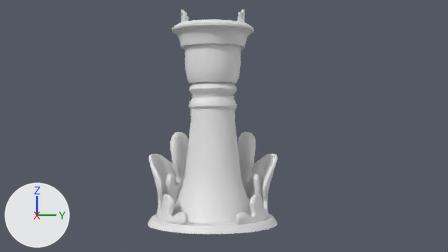
One commit to the Blender file Blender/Blocking_V1.blend: the scene before it, then after it.
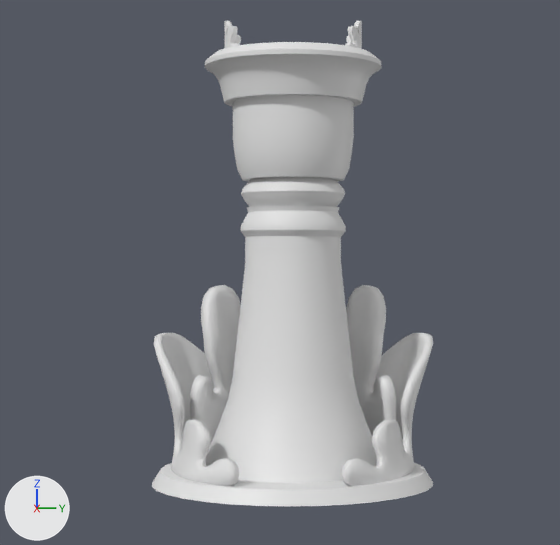
Each version appears first from the file's camera 'Camera', and next in a close-up on the part from 17% to 75% of the width and 0% to 100% of the height. Lighting does not change. The marker at lower left points along +X, +Y and +Z.
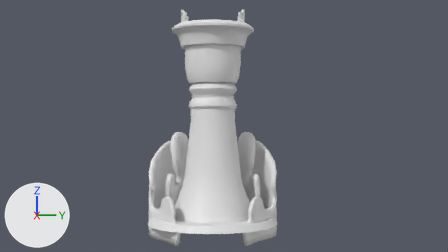
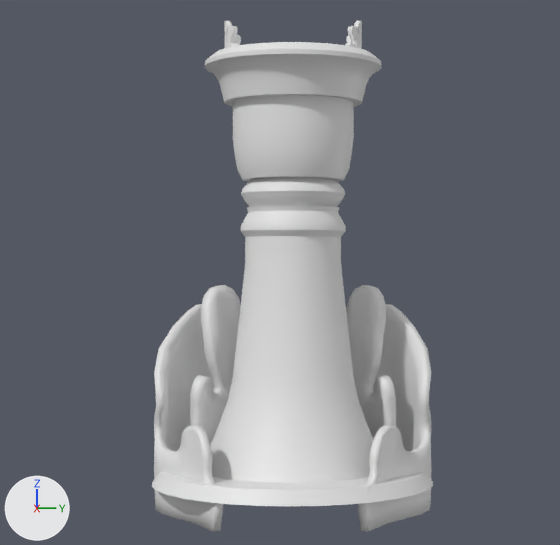
ob_beziercurve is not drawn itself; it is used by a modifier of ob_plane_003.

Boxes [x1, y1, x2, y2] around the edits, measured in the close-ups (560 x 545 px; the box of a moved part takes in the faces that stretch with it):
'Plane.003', shown, added: after [154, 304, 431, 531]
'Plane.001', hidden: before [153, 333, 433, 486]
part 1 of me_plane_003, moved or reshaped (not visible before): after [154, 311, 431, 531]

The change, as a diff of the scene's bpy script:
```diff
--- a/Blender/Blocking_V1.blend.py
+++ b/Blender/Blocking_V1.blend.py
@@ me_plane_003 @@
 # used by ob_plane_003; location = (-0.02, 1.0, 0.42)
-me_plane_003.from_pydata(...)  # 281 vertices, 240 faces; spans x -1.2..1.29, y -0.01..0.01, z -0.52..1.16
+me_plane_003.from_pydata(...)  # 281 vertices, 240 faces; spans x -1.43..1.46, y -0.01..0.01, z -0.52..1.16
+# me_plane_003 part 1: 247 of 281 vertices moved; they spanned x -1.2..1.29, y -0.01..0.01, z -0.52..1.0 and now span x -1.43..1.46, y -0.01..0.01, z -0.52..1.0; mean shift (0.07, 0.0, 0.0); largest move (-1.2, -0.01, -0.2) -> (-1.42, -0.01, -0.2)
@@ cu_beziercurve @@
+cu_beziercurve = bpy.data.curves.new('BezierCurve', 'CURVE')
+cu_beziercurve.dimensions = '3D'
+_sp = cu_beziercurve.splines.new('BEZIER'); _sp.bezier_points.add(3)
+_sp.bezier_points.foreach_set('co', [-1.094, -0.492, 0.0, -0.66, 0.122, 0.0, -0.078, 0.342, 0.0, 1.234, -0.418, 0.0])
+_sp.bezier_points.foreach_set('handle_left', [-1.288, -0.953, 0.0, -0.868, -0.0532, 0.0, -0.209, 0.329, 0.0, 0.963, -0.0402, 0.0])
+_sp.bezier_points.foreach_set('handle_right', [-1.043, -0.371, 0.0, -0.451, 0.297, 0.0, 0.385, 0.391, 0.0, 1.817, -1.231, 0.0])
+for _p, _l, _r in zip(_sp.bezier_points, ['ALIGNED', 'ALIGNED', 'ALIGNED', 'ALIGNED'], ['ALIGNED', 'ALIGNED', 'ALIGNED', 'ALIGNED']): _p.handle_left_type = _l; _p.handle_right_type = _r
+_sp.bezier_points.foreach_set('radius', [0.816, 0.816, 0.816, 0.816])
+_sp.order_u = 0
+_sp.order_v = 0
+cu_beziercurve.use_path = True
+cu_beziercurve.bevel_mode = 'OBJECT'
+cu_beziercurve.bevel_profile.use_clip = True
+cu_beziercurve.fill_mode = 'FULL'
@@ ob_plane_001 @@
 _m = ob_plane_001.modifiers.new('SimpleDeform', 'SIMPLE_DEFORM')
 _m.angle = 0.0
+ob_plane_001.hide_set(True)
@@ ob_plane_003 @@
 ob_plane_003 = bpy.data.objects.new('Plane.003', me_plane_003)
-ob_plane_003.location = (-0.02, 1.0, 0.42)
+ob_plane_003.location = (1.3, 0.85, 0.45)
+_m = ob_plane_003.modifiers.new('Curve', 'CURVE')
+_m.object = ob_beziercurve
 _m = ob_plane_003.modifiers.new('Lattice', 'LATTICE')
@@ ob_plane_003 @@
 _m = ob_plane_003.modifiers.new('Mirror', 'MIRROR')
 _m.use_axis = (False, True, False)
-_m = ob_plane_003.modifiers.new('SimpleDeform', 'SIMPLE_DEFORM')
-_m.deform_method = 'BEND'
-_m.deform_axis = 'Z'
-_m.factor = 0.0
-_m.angle = 0.0
-ob_plane_003.hide_set(True)
+_m.mirror_object = ob_cylinder_004
@@ ob_beziercurve @@
+ob_beziercurve = bpy.data.objects.new('BezierCurve', cu_beziercurve)
+ob_beziercurve.location = (-0.0827, 0.883, 0.0769)
```
